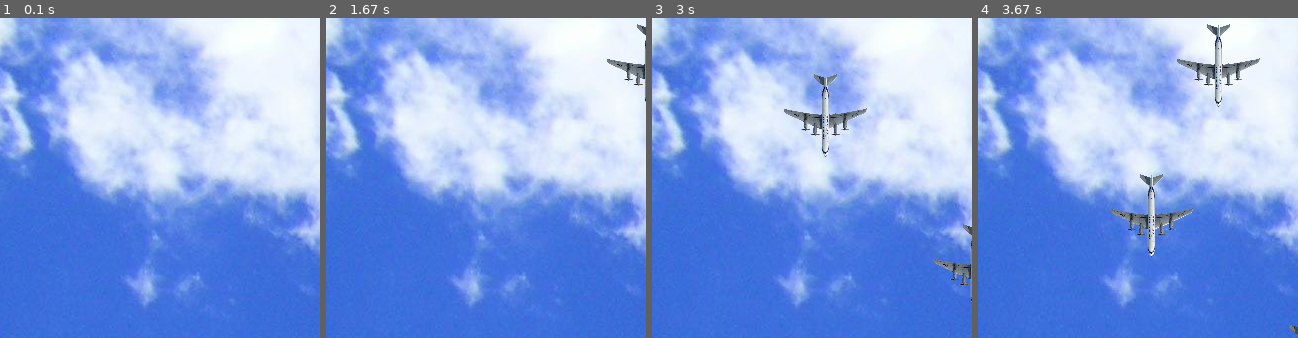
Above: before the commit, frames 1-4 (left to right).
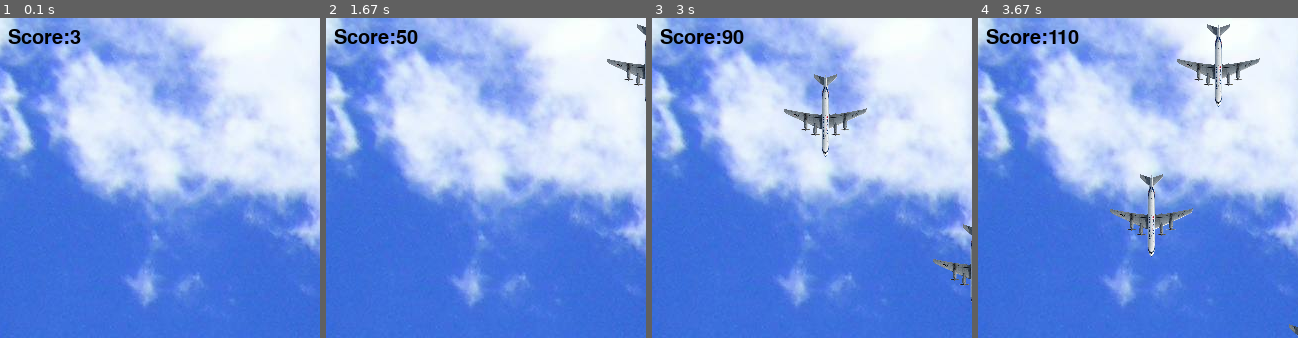
Above: after the commit, the same moments.

Repository: Turkeydoodle/Python
Game: pygame game, started from Dodge/dodge.py
The game is run twice, just before and just after one commit, with the same random seed, the same clock (stepped at 60 frames per second) and the same inputs.
Inputs:
- Up to frame 1 (0.1 s): no input
- Up to frame 2 (1.67 s): hold Right 0.33-0.8 s; hold Right 0.83-1.3 s; hold Left from 1.33 s (still down)
- Up to frame 3 (3 s): release Left at 1.87 s; hold Left 1.9-2.3 s; hold Right 2.33-2.97 s
- Up to frame 4 (3.67 s): hold Left 3-3.47 s; hold Right from 3.5 s (still down)
The pictures show only the part of the screen within x 0-50%, y 0-50%; the shares and areas given below are measured in that part.

The runs differ from the first frame. In frame 1, 0.5% of the frame differs, in the area x 2-26%, y 3-9%; in frame 2, 0.6%; in frame 3, 0.6%; in frame 4, 0.7%, in the area x 2-32%, y 3-9%.

Commit message:
Added a score keeper. After death, the score will be printed. There is also a display in the corner.

Diff:
--- a/Dodge/dodge.py
+++ b/Dodge/dodge.py
@@ -8,6 +8,11 @@
 screenheight = 640
 window = pygame.display.set_mode( ( screenwidth,screenheight ) )
 pygame.display.set_caption( "Dodge" )
+score = 0
+font = pygame.font.Font(None, 30)
+text_surface = font.render("Score:"+str(score), True, (0, 0, 0))
+window.blit(text_surface, (10, 10))
+pygame.display.flip()
 class Enemy(pygame.sprite.Sprite):
     def __init__(self, x, y):
         super().__init__()
@@ -62,5 +67,9 @@
             done = True
     collision()
     player_rect.topleft = (pposx, pposy)
+    score += 1
+    text_surface = font.render("Score:"+str(score), True, (0, 0, 0))
+    window.blit(text_surface, (10, 10))
     pygame.display.update()
     timer.tick(fps)
+print("Score: "+str(score))
